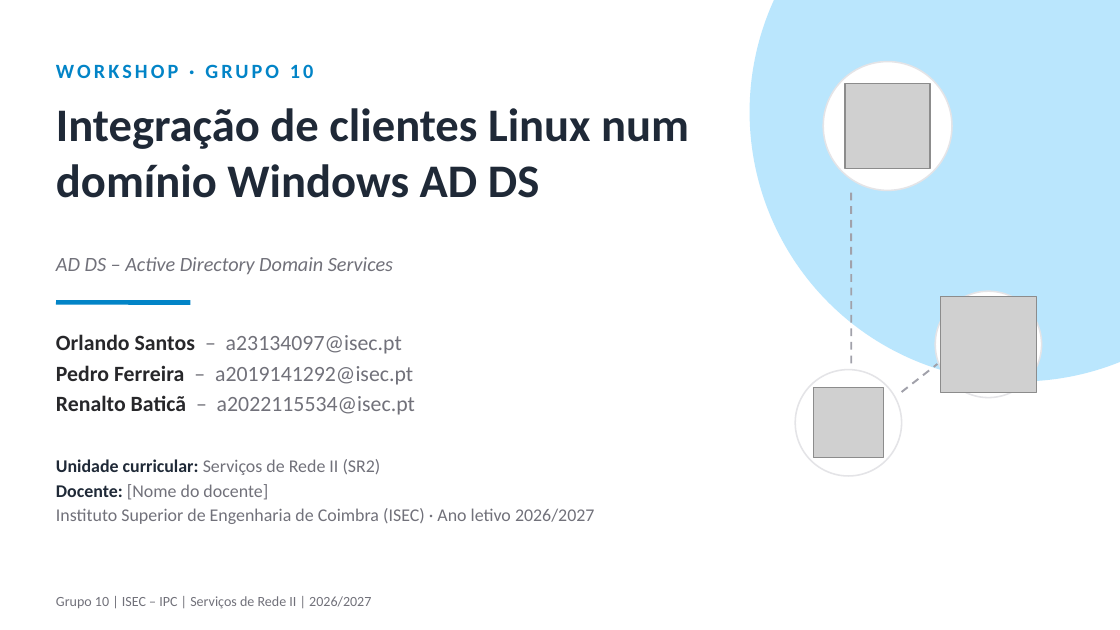
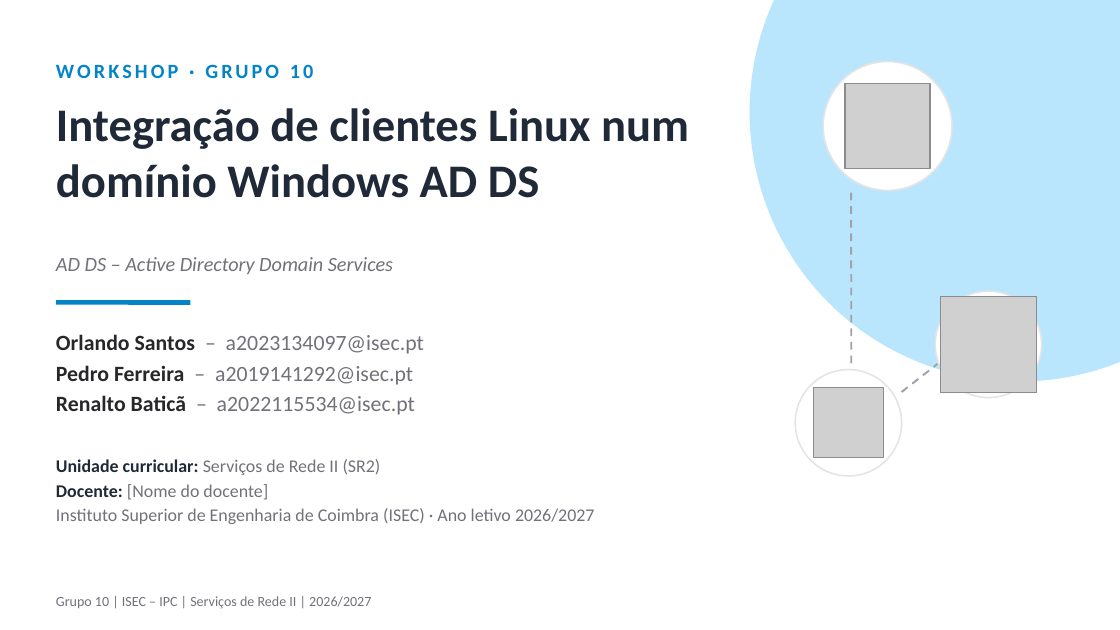
Before and after one commit to orlandonss/TrabalhoSR2, a slide deck: slide 1 of Apresentacoes_Workshop/SR2-2627-Workshop-Grp10-Apresentacao-Final-v4.pptx. Drawn at 1120x630 pixels with LibreOffice and Linux fonts; fonts in the diff are those of the drawing; grey boxes stand for pictures. Boxes give left, top, right and bottom in pixels: in the first picture for what was removed or moved away, otherwise in the second. Text is boxed around its words. In the diff, an @@ line names an element or a change of style, - is before the commit and + after.

```diff
--- a/Apresentacoes_Workshop/SR2-2627-Workshop-Grp10-Apresentacao-Final-v4.pptx
+++ b/Apresentacoes_Workshop/SR2-2627-Workshop-Grp10-Apresentacao-Final-v4.pptx
@@ text at (56, 334, 424, 354): text changed @@
-Orlando Santos – a23134097@isec.pt
+Orlando Santos – a2023134097@isec.pt
```
Also in this commit, not shown: 7 other slides changed, 1 slide removed, 8 other files.
